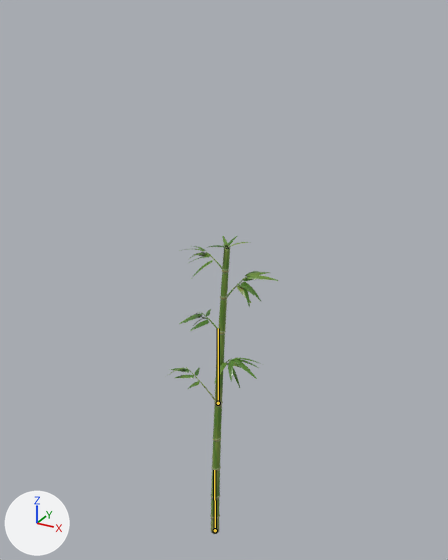
What one commit did to the FBX model Assets/Models/Bamboo/BambooFinal/BambooFinal.fbx.
Both versions are drawn from a 50 mm camera at (3.27, -5.68, 6.69) aimed at (0.03, 0.21, 3.75). Every picture has the same lights, and +X, +Y and +Z are marked at lower left. The first picture is the older version. Both versions are drawn at frame 90 of the action 'Bamboo_Rig|Bamboo_GrowFull'; the numbers are the values there. The bones that bend it are drawn over the model as lines.

The first picture shows 'Bamboo_Branches', 'Bamboo_Leaves', 'Bamboo_Stalk', 'Bamboo_Top'.
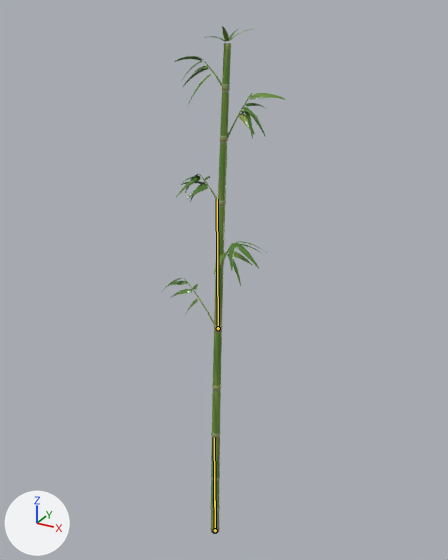
Edits to the scene script, one JSON object a line:
```json
{"block": "bone_bottom", "where": "bone_bottom = bpy.data.objects['Bamboo_Rig'].pose.bones['Bottom']  # child of 'Root'"}
{"op": "set", "path": "bone_bottom.scale", "old": "(1.0, 1.0, 1.0)", "new": "(1.0, 1.5, 1.0)"}
{"block": "bone_top", "where": "bone_top = bpy.data.objects['Bamboo_Rig'].pose.bones['Top']  # child of 'Root'"}
{"op": "set", "path": "bone_top.location", "old": "(0.0, 0.0, 0.0)", "new": "(0.0, 1.0, 0.0)"}
{"op": "set", "path": "bone_top.scale", "old": "(1.0, 1.0, 1.0)", "new": "(1.0, 1.5, 1.0)"}
```

Pixel boxes [x1, y1, x2, y2] of what changed, in the pictures (448 x 560 px):
```json
{"object": "Bamboo_Leaves", "change": "posed", "before": [167, 236, 278, 389], "after": [163, 26, 285, 313], "on screen": "10% wider, 87% taller"}
{"object": "Bamboo_Top", "change": "posed", "before": [214, 247, 230, 405], "after": [214, 43, 231, 331], "on screen": "82% taller"}
{"object": "Bamboo_Stalk", "change": "posed", "before": [210, 404, 222, 534], "after": [210, 329, 222, 534], "on screen": "57% taller"}
{"object": "Bamboo_Branches", "change": "posed", "before": [186, 252, 249, 401], "after": [184, 61, 252, 324], "on screen": "8% wider, 76% taller"}
{"bone": "Bottom", "before": "(215, 530) to (214, 470)", "after": "(215, 530) to (214, 437)"}
{"bone": "Top", "before": "(218, 403) to (218, 328)", "after": "(218, 328) to (217, 199)"}
```
